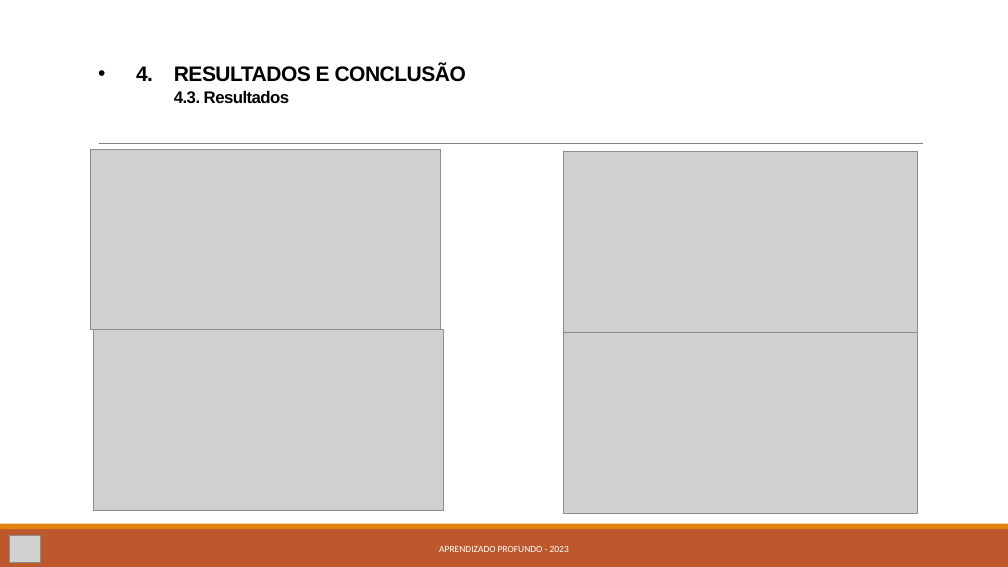
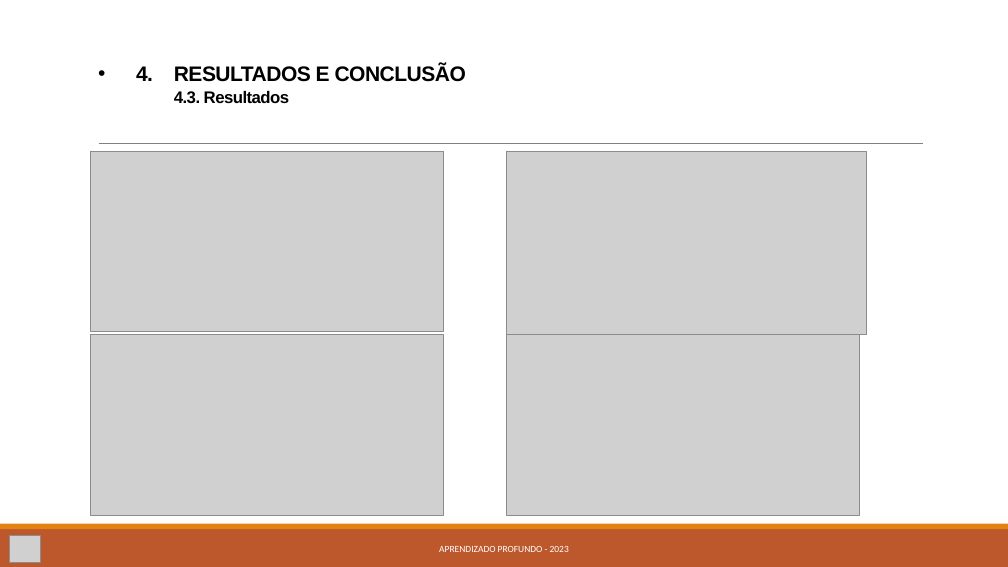
Before and after one commit to kevinsrq/data_augmentation, a slide deck: slide 19 of Apresentação.pptx (slide 14 before the commit). Drawn at 1008x567 pixels with LibreOffice and Linux fonts; fonts in the diff are those of the drawing; grey boxes stand for pictures. Boxes give left, top, right and bottom in pixels: in the first picture for what was removed or moved away, otherwise in the second. Text is boxed around its words. In the diff, an @@ line names an element or a change of style, - is before the commit and + after.

```diff
--- a/Apresentação.pptx
+++ b/Apresentação.pptx
@@ picture: place and size @@
-picture at [91, 150, 440, 330]
+picture at [91, 151, 444, 331]
@@ picture: place and size @@
-picture at [563, 151, 917, 333]
+picture at [507, 151, 867, 334]
@@ picture: place and size @@
-picture at [94, 330, 443, 510]
+picture at [91, 334, 444, 515]
@@ picture: place and size @@
-picture at [563, 333, 917, 513]
+picture at [507, 334, 860, 515]
```
Also in this commit, not shown: 10 other slides changed, 5 slides added.
